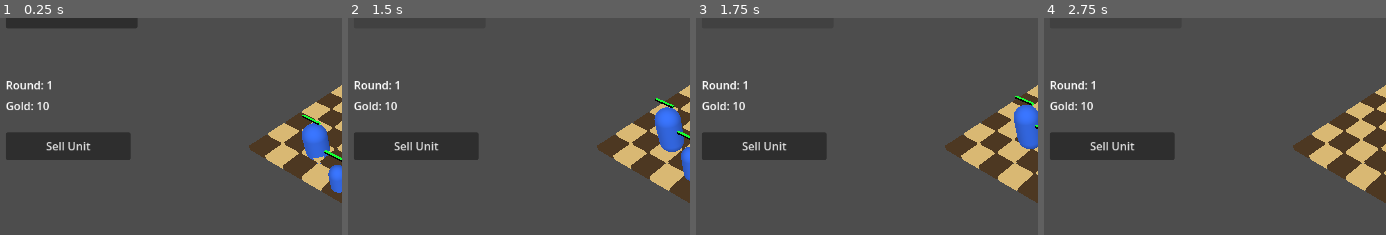
Above: before the commit, frames 1-4 (left to right).
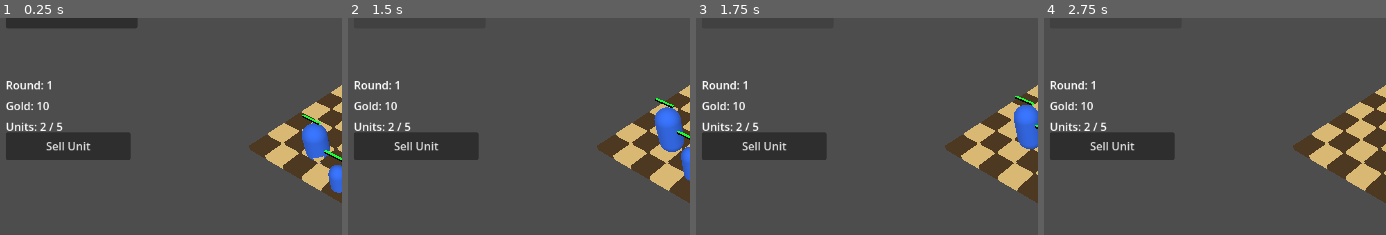
Above: after the commit, the same moments.

Repository: janmgryka-bit/warmarket
Game: Godot game, scene res://scenes/Main.tscn
The game is run twice, just before and just after one commit, with the same random seed, the same clock (stepped at 60 frames per second) and the same inputs.
Inputs:
- Up to frame 1 (0.25 s): no input
- Up to frame 2 (1.5 s): click "Sell Unit" at 0.5 s; click "Start Battle" at 1.25 s
- Up to frame 3 (1.75 s): no input
- Up to frame 4 (2.75 s): click "Start Battle" at 2 s
The pictures show only the part of the screen within x 0-50%, y 7-57%; the shares and areas given below are measured in that part.

The runs differ from the first frame. In frame 1, 0.3% of the frame differs, in the area x 1-19%, y 47-53%; in frame 2, 0.3%; in frame 3, 0.3%; in frame 4, 0.3%.

Commit message:
Add player unit cap

Diff:
--- a/godot_project/war-market/scenes/Main.tscn
+++ b/godot_project/war-market/scenes/Main.tscn
@@ -62,6 +62,13 @@
 offset_bottom = 210.0
 text = "Gold: 10"
 
+[node name="UnitCapLabel" type="Label" parent="UI" unique_id=1612883265]
+offset_left = 30.0
+offset_top = 210.0
+offset_right = 250.0
+offset_bottom = 240.0
+text = "Units: 0 / 5"
+
 [node name="SellUnitButton" type="Button" parent="UI" unique_id=1612883264]
 offset_left = 30.0
 offset_top = 230.0
--- a/godot_project/war-market/scripts/game.gd
+++ b/godot_project/war-market/scripts/game.gd
@@ -11,6 +11,7 @@
 @onready var round_label: Label = $UI/RoundLabel
 @onready var reroll_button: Button = $UI/RerollButton
 @onready var sell_unit_button: Button = $UI/SellUnitButton
+@onready var unit_cap_label: Label = $UI/UnitCapLabel
 
 # Resources
 var unit_scene: PackedScene = preload("res://units/Unit.tscn")
@@ -26,6 +27,7 @@
 var starting_gold: int = 10
 var round_income: int = 5
 var reroll_cost: int = 2
+var max_player_units: int = 5
 var player_gold: int = starting_gold
 var shop_unit_ids: Array[String] = [
 	"roman_legionary",
@@ -66,6 +68,7 @@
 	spawn_test_units()
 	roll_shop_offers()
 	populate_shop()
+	update_unit_cap_label()
 	round_label.text = "Round: %d" % round_number
 
 # Frame Updates
@@ -204,6 +207,11 @@
 		var data: Dictionary = unit_database.get_unit_data(selected_shop_unit_id)
 		var cost = data["base_price"]
 
+		if player_roster.size() >= max_player_units:
+			print("Unit cap reached")
+			selected_shop_unit_id = ""
+			return
+
 		if player_gold >= cost:
 			var unit = spawn_unit_by_id(selected_shop_unit_id, 0, grid_pos)
 			add_player_roster_unit(selected_shop_unit_id, grid_pos)
@@ -212,6 +220,7 @@
 				print("Set meta roster_id ", roster_id_counter, " on bought unit ", selected_shop_unit_id)
 			player_gold -= cost
 			update_gold_label()
+			update_unit_cap_label()
 			print("Bought and placed unit: ", selected_shop_unit_id, " at ", grid_pos, " for ", cost, " gold")
 			populate_shop()
 		else:
@@ -318,6 +327,7 @@
 
 	update_gold_label()
 	round_label.text = "Round: %d" % round_number
+	update_unit_cap_label()
 	populate_shop()
 	spawn_player_roster()
 	spawn_enemy_wave(round_number)
@@ -457,9 +467,13 @@
 	selected_unit = null
 
 	update_gold_label()
+	update_unit_cap_label()
 	populate_shop()
 	print("Sold ", unit_data["name"], " for ", refund, " gold")
 
 # UI
 func update_gold_label() -> void:
 	gold_label.text = "Gold: %d" % player_gold
+
+func update_unit_cap_label() -> void:
+	unit_cap_label.text = "Units: %d / %d" % [player_roster.size(), max_player_units]
